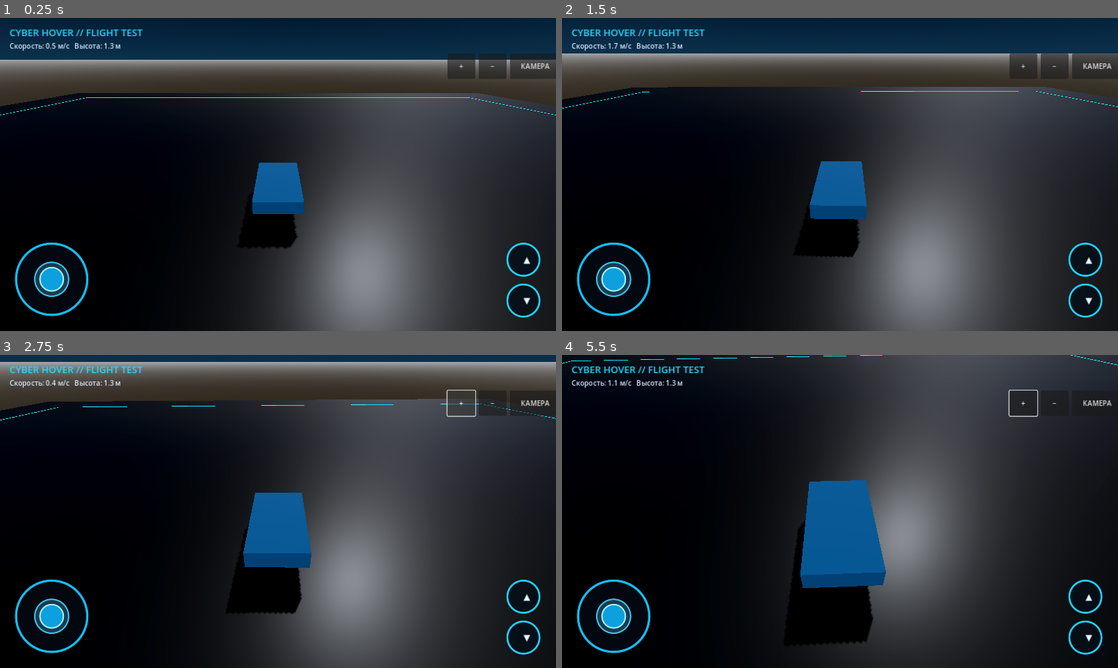
Above: before the commit, frames 1-4 (two rows, left to right).
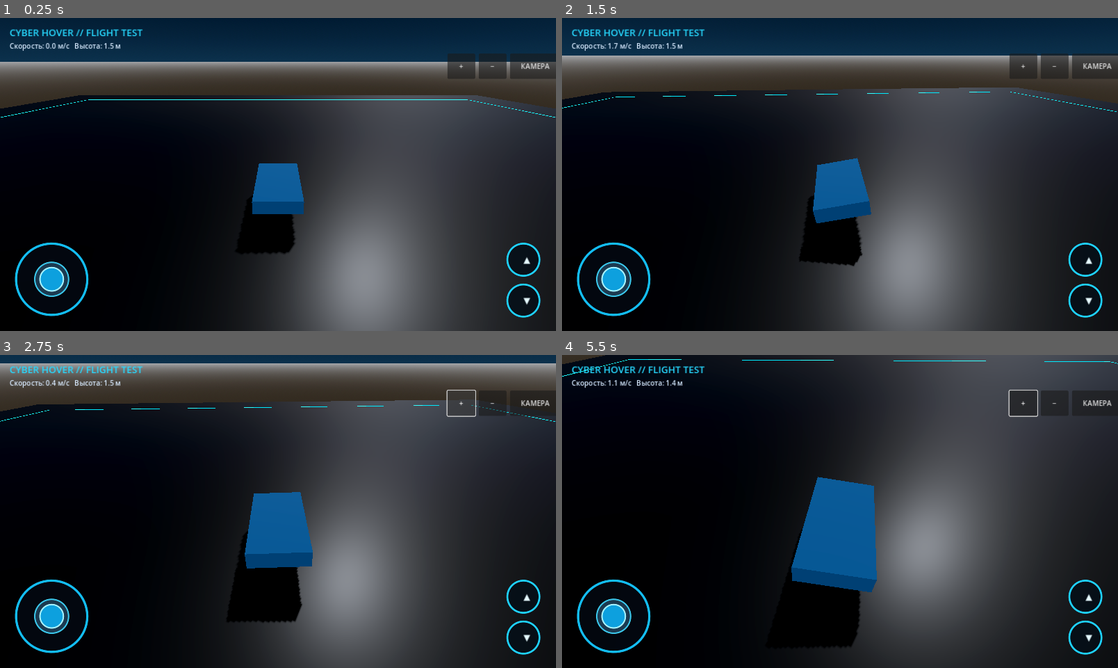
Above: after the commit, the same moments.

Repository: a89526425040-creator/CyberHoverDemo
Game: Godot game, scene res://main.tscn
The game is run twice, just before and just after one commit, with the same random seed, the same clock (stepped at 60 frames per second) and the same inputs.
Inputs (mouse positions are in pixels of both pictures, inside the frame that each line leads up to):
- Up to frame 1 (0.25 s): no input
- Up to frame 2 (1.5 s): tap Enter at 0.5 s; move the mouse to (962, 158) at 0.52 s; hold D 0.53-1.25 s; tap Ctrl at 0.6 s; click (962, 158) at 0.67 s; tap Space at 0.77 s; drag from (728, 190) to (812, 237) at 1.27 s
- Up to frame 3 (2.75 s): click "+" at 2 s
- Up to frame 4 (5.5 s): move the mouse to (895, 442) at 2.77 s; hold D 2.78-3.5 s; tap Ctrl at 2.85, 4.35 s; drag from (812, 574) to (673, 464) at 3.52 s; move the mouse to (1006, 558) at 4.27 s; hold A 4.28-5 s; tap Space at 4.52 s; drag from (673, 464) to (756, 433) at 5.02 s

The runs differ from the first frame. In frame 1, 2.0% of the frame differs, in the area x 0-100%, y 8-76%; in frame 2, 2.6%; in frame 3, 1.6%; in frame 4, 6.6%, in the area x 0-100%, y 0-94%.

Commit message:
Add continuous lift and altitude hold flight control

Diff:
--- a/scripts/hover_controller.gd
+++ b/scripts/hover_controller.gd
@@ -1,9 +1,10 @@
 extends RigidBody3D
 
 # Four-point suspension and inertial flight model.
-@export var hover_height := 1.4
-@export var suspension_frequency := 2.5
-@export var suspension_damping := 0.92
+@export var altitude_climb_rate := 6.0
+@export var altitude_hold_gain := 2.2
+@export var altitude_hold_damping := 2.8
+@export var max_vertical_acceleration := 12.0
 @export var forward_thrust := 12500.0
 @export var lateral_thrust := 7200.0
 @export var vertical_thrust := 15000.0
@@ -23,6 +24,7 @@
 var smoothed_vertical := 0.0
 var model_pitch := 0.0
 var model_roll := 0.0
+var target_altitude := 1.5
 
 const SUSPENSION_POINTS := [
     Vector3(-0.88, 0.12, -1.55),
@@ -35,6 +37,7 @@
     model_pivot = get_node_or_null("ModelPivot")
     gravity_scale = 1.0
     can_sleep = false
+    target_altitude = global_position.y
 
 func _unhandled_input(event: InputEvent) -> void:
     if event is InputEventKey:
@@ -57,7 +60,8 @@
     smoothed_strafe = move_toward(smoothed_strafe, strafe_input, delta * 2.8)
     smoothed_vertical = move_toward(smoothed_vertical, vertical_input, delta * 2.2)
 
-    _apply_four_point_suspension()
+    target_altitude = maxf(0.8, target_altitude + smoothed_vertical * altitude_climb_rate * delta)
+    _apply_altitude_hold()
     _apply_flight_forces()
     _apply_attitude_control(delta)
 
@@ -67,39 +71,21 @@
         model_pivot.rotation.x = model_pitch
         model_pivot.rotation.z = model_roll
 
-func _apply_four_point_suspension() -> void:
-    var state := get_world_3d().direct_space_state
-    var omega := TAU * suspension_frequency
-    var spring_k := mass * omega * omega / float(SUSPENSION_POINTS.size())
-    var damper_c := 2.0 * suspension_damping * mass * omega / float(SUSPENSION_POINTS.size())
-    var support_force := mass * float(ProjectSettings.get_setting("physics/3d/default_gravity")) / float(SUSPENSION_POINTS.size())
-
-    for local_point in SUSPENSION_POINTS:
-        var world_offset: Vector3 = global_transform.basis * local_point
-        var ray_start: Vector3 = global_position + world_offset
-        var ray_end: Vector3 = ray_start + Vector3.DOWN * (hover_height + 1.8)
-        var query := PhysicsRayQueryParameters3D.create(ray_start, ray_end)
-        query.exclude = [get_rid()]
-        var hit := state.intersect_ray(query)
-        if hit.is_empty():
-            continue
-
-        var distance: float = ray_start.distance_to(hit.position)
-        if distance > hover_height + 0.35:
-            continue
-
-        var point_velocity: Vector3 = linear_velocity + angular_velocity.cross(world_offset)
-        var vertical_speed: float = point_velocity.dot(Vector3.UP)
-        var compression: float = hover_height - distance
-        var lift: float = support_force + compression * spring_k - vertical_speed * damper_c
-        lift = clampf(lift, 0.0, support_force * 4.0)
-        apply_force(Vector3.UP * lift, world_offset)
+func _apply_altitude_hold() -> void:
+    # Continuous lift balances gravity at every altitude, not only near the ground.
+    # The target altitude moves while UP/DOWN is held and stays fixed after release.
+    var gravity := float(ProjectSettings.get_setting("physics/3d/default_gravity")) * gravity_scale
+    var altitude_error := target_altitude - global_position.y
+    var vertical_speed := linear_velocity.y
+    var correction_acceleration := altitude_error * altitude_hold_gain - vertical_speed * altitude_hold_damping
+    correction_acceleration = clampf(correction_acceleration, -max_vertical_acceleration, max_vertical_acceleration)
+    var lift_force := mass * (gravity + correction_acceleration)
+    apply_central_force(Vector3.UP * maxf(0.0, lift_force))
 
 func _apply_flight_forces() -> void:
     var basis := global_transform.basis
     apply_central_force(-basis.z * smoothed_forward * forward_thrust)
     apply_central_force(basis.x * smoothed_strafe * lateral_thrust)
-    apply_central_force(Vector3.UP * smoothed_vertical * vertical_thrust)
 
     # Preserve forward momentum while gently suppressing sideways skating.
     var local_velocity: Vector3 = basis.inverse() * linear_velocity
